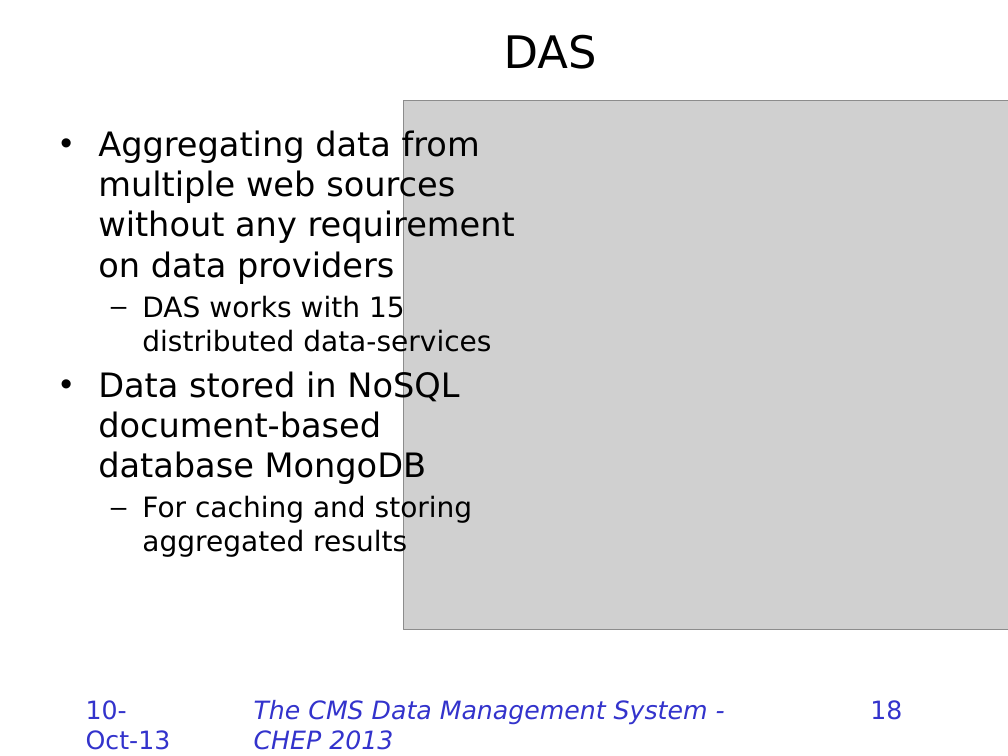
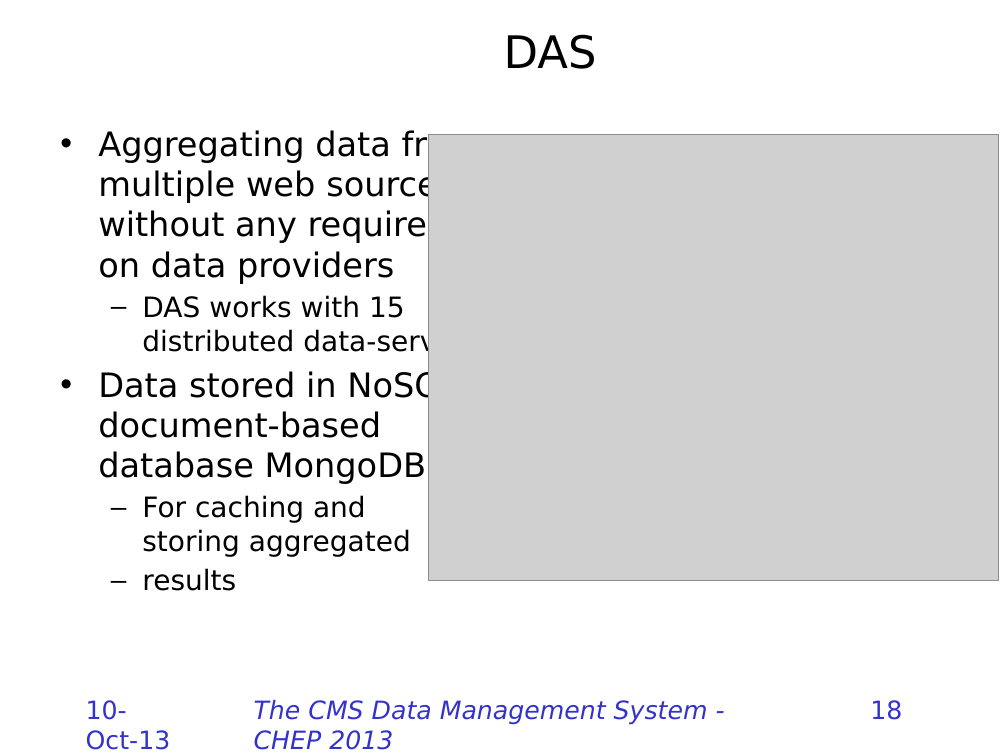
Before and after one commit to TonyWildish/CHEP-2013-DMWM, a slide deck: slide 18 of CMS-Data-Management/Slides/The CMS Data Management System.pptx. Drawn at 1008x756 pixels with LibreOffice and Linux fonts; fonts in the diff are those of the drawing; grey boxes stand for pictures; background and template pictures are left out. Boxes give left, top, right and bottom in pixels: in the first picture for what was removed or moved away, otherwise in the second. Text is boxed around its words. In the diff, an @@ line names an element or a change of style, - is before the commit and + after.

```diff
--- a/CMS-Data-Management/Slides/The CMS Data Management System.pptx
+++ b/CMS-Data-Management/Slides/The CMS Data Management System.pptx
@@ picture: place and size @@
-picture at [403,101,1008,630]
+picture at [428,134,998,581]
@@ text at [142,495,411,591]: text changed @@
-  – For caching and storing aggregated results
+  – For caching and
+    storing aggregated
+  – results
```
Also in this commit, not shown: 2 other slides changed, 1 other file.
